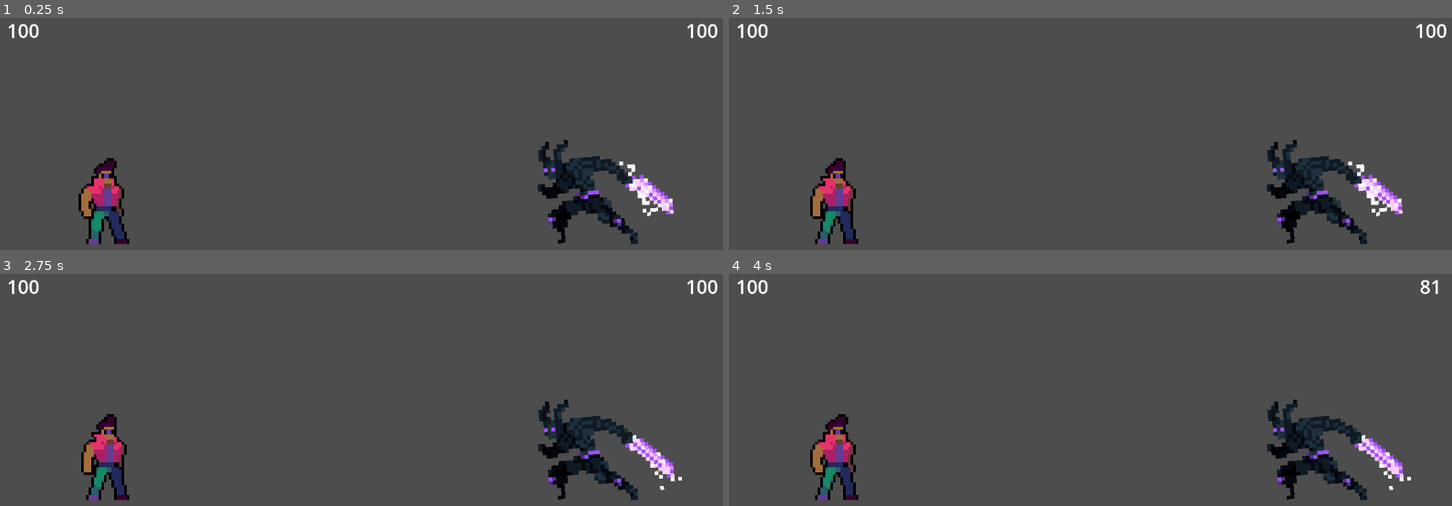
Above: before the commit, frames 1-4 (two rows, left to right).
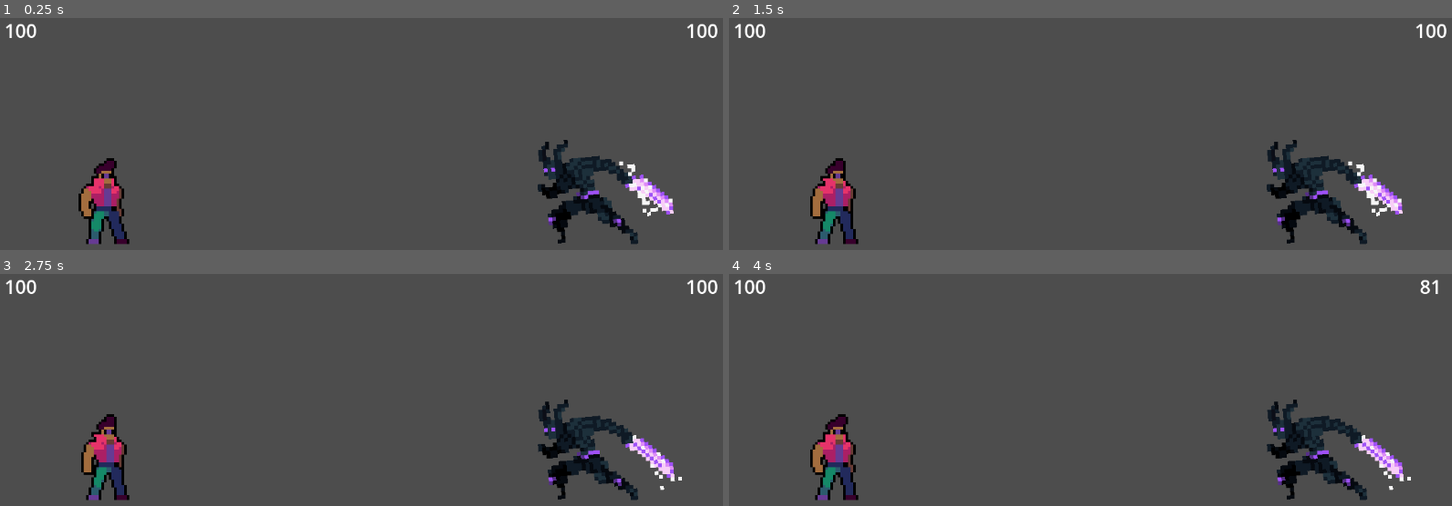
Above: after the commit, the same moments.

Repository: VinceAL-9/Mathfight
Game: Godot game, scene res://scenes/game.tscn
Two runs of this game, one before a commit and one after it. Both use one fixed random seed, a clock stepped at 60 frames per second and the inputs below. This scene is started directly instead of the project's main scene.
Inputs:
- Up to frame 1 (0.25 s): no input
- Up to frame 2 (1.5 s): tap Enter (ans) at 0.5, 0.6, 1.35 s
- Up to frame 3 (2.75 s): tap Enter (ans) at 2.1 s
- Up to frame 4 (4 s): tap Enter (ans) at 2.85, 3.6 s

The runs differ from the first frame. In frame 1, 0.2% of the frame differs, in the area x 0-6%, y 2-9%; in frame 2, 0.2%; in frame 3, 0.2%; in frame 4, 0.2%.

Commit message:
Comments and Margin Adjust
Added some comments to game.gd script for readabililty, adjusted the left margin container a bit (game scene)

Diff:
--- a/scenes/game.tscn
+++ b/scenes/game.tscn
@@ -10,9 +10,10 @@
 [node name="Display" type="CanvasLayer" parent="."]
 
 [node name="MarginContainer" type="MarginContainer" parent="Display"]
-offset_right = 79.0
+offset_right = 51.0
 offset_bottom = 42.0
-size_flags_horizontal = 4
+size_flags_horizontal = 0
+theme_override_constants/margin_left = 10
 
 [node name="PlayerHP" type="Label" parent="Display/MarginContainer"]
 layout_mode = 2
--- a/scripts/game.gd
+++ b/scripts/game.gd
@@ -10,7 +10,7 @@
 @onready var player_hp: Label = $Display/MarginContainer/PlayerHP
 @onready var enemy_hp: Label = $Display/MarginContainer2/EnemyHP
 
-var problem_active: bool
+var problem_active: bool # This is a placeholder for the problem generator
 var problem_start_time: int
 
 func _ready() -> void: # executes once, at the start of the match
@@ -22,7 +22,7 @@
 func _on_generate_problem_timeout() -> void:
 	problem_active = true # generate a problem here then start the solve timer
 	solve_timer.start()
-	problem_start_time = Time.get_ticks_msec()
+	problem_start_time = Time.get_ticks_msec() # gets the time at which the solve timer started and the problem generated
 
 func _on_timer_for_solving_timeout() -> void:
 	if problem_active:
@@ -32,7 +32,8 @@
 		prob_timer.start(rng.randi_range(2, 4))
 
 func _process(_delta: float) -> void:
-	if problem_active and Input.is_action_just_pressed("ans"):
+	if problem_active and Input.is_action_just_pressed("ans"): # Input action is just a placeholder
+		# this gets the elapsed time since the start of the solve timer by subtracting the start time from current time
 		var elapsed_time = (Time.get_ticks_msec() - problem_start_time) / 1000.0 # convert to seconds, since this is in millisesconds
 
 		if elapsed_time <= 3.0: # if player solves in under 3 secs, crit damage
